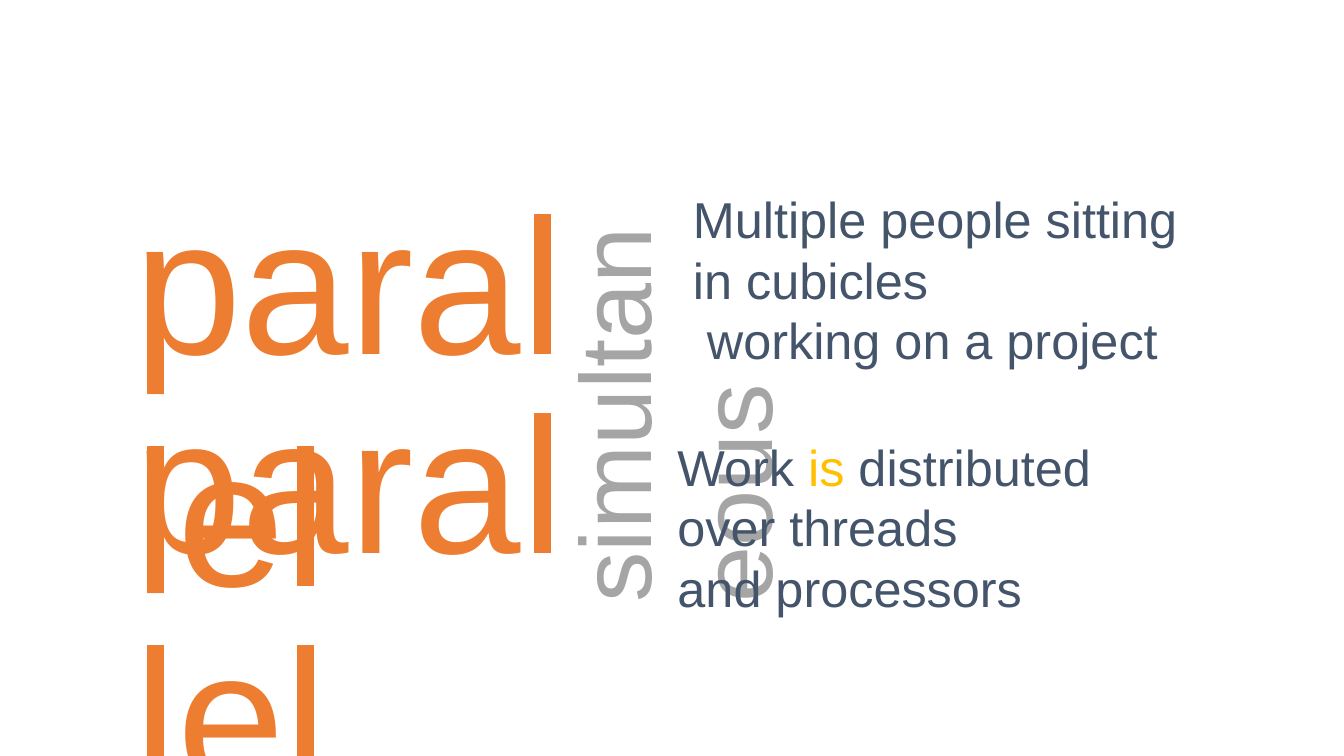
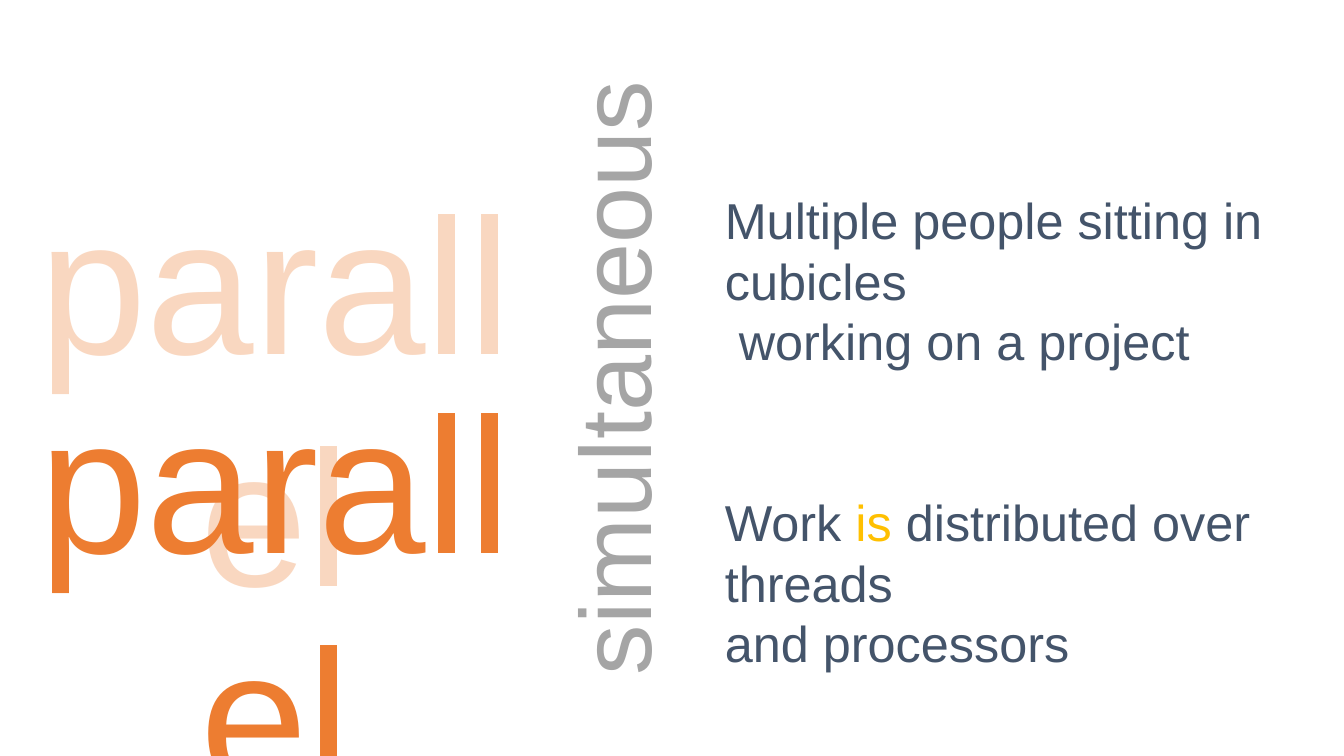
Before and after one commit to danielmarbach/02-25-2016-AsyncWebinar, a slide deck: slide 2 of webinar.pptx (slide 1 before the commit). Drawn at 1344x756 pixels with LibreOffice and Linux fonts; fonts in the diff are those of the drawing. Boxes give left, top, right and bottom in pixels: in the first picture for what was removed or moved away, otherwise in the second. Text is boxed around its words. In the diff, an @@ line names an element or a change of style, - is before the commit and + after.

Commit message:
Slides draft and rearranged code

```diff
--- a/webinar.pptx
+++ b/webinar.pptx
@@ text "simultaneous" at [560,140,672,656]: alignment left to centre @@
@@ text "simultaneous": place and size @@
-text "simultaneous" at [546,171,678,613]
+text "simultaneous" at [560,140,672,656]
@@ text "parallel": place and size @@
-text "parallel" at [125,156,582,400]
+text "parallel" at [0,156,552,400]
@@ text "parallel" at [0,156,552,400]: text colour #ED7D31 to #ED7D31 at 30% opacity; alignment left to centre @@
@@ text "Multiple people sitting in cubicles ...": place and size @@
-text "Multiple people sitting in cubicles ..." at [693,201,1178,369]
+text "Multiple people sitting in cubicles ..." at [725,202,1262,672]
@@ text "parallel": place and size @@
-text "parallel" at [125,356,582,600]
+text "parallel" at [0,356,552,600]
@@ text "parallel" at [0,356,552,600]: alignment left to centre @@
@@ text removed at [677,446,1090,616] @@
-Work is distributed over threads
-and processors
@@ text at [725,504,1250,672]: paragraphs added @@
+Work is distributed over threads
+and processors
```
Also in this commit, not shown: 7 other slides changed, 5 slides added, 2 other files.
